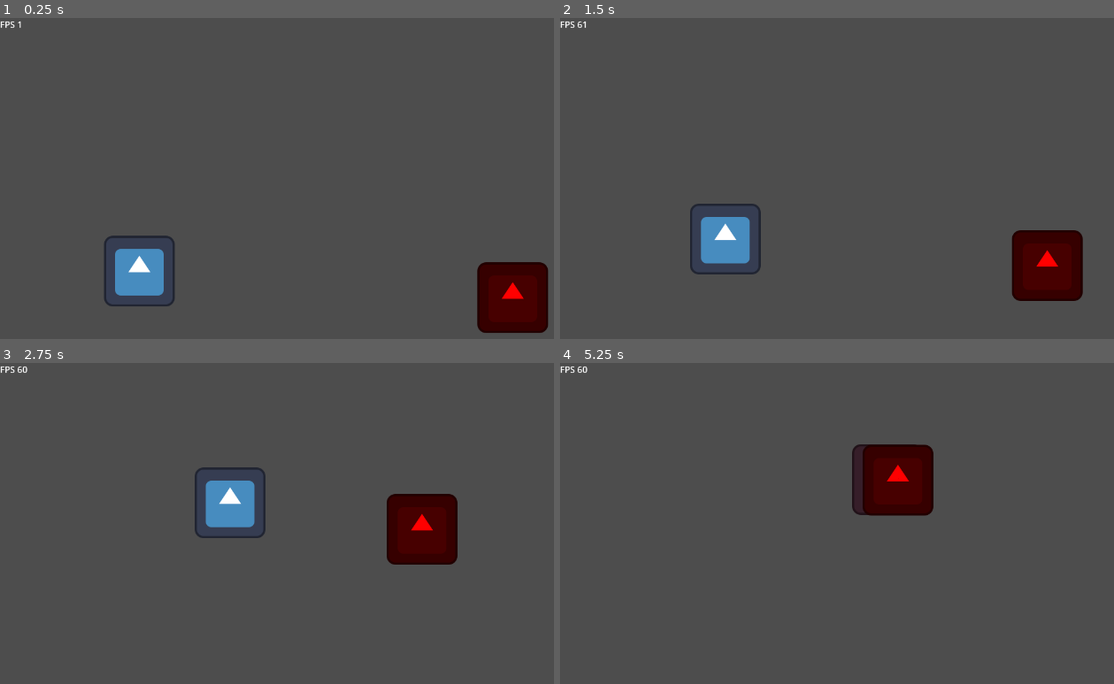
Above: before the commit, frames 1-4 (two rows, left to right).
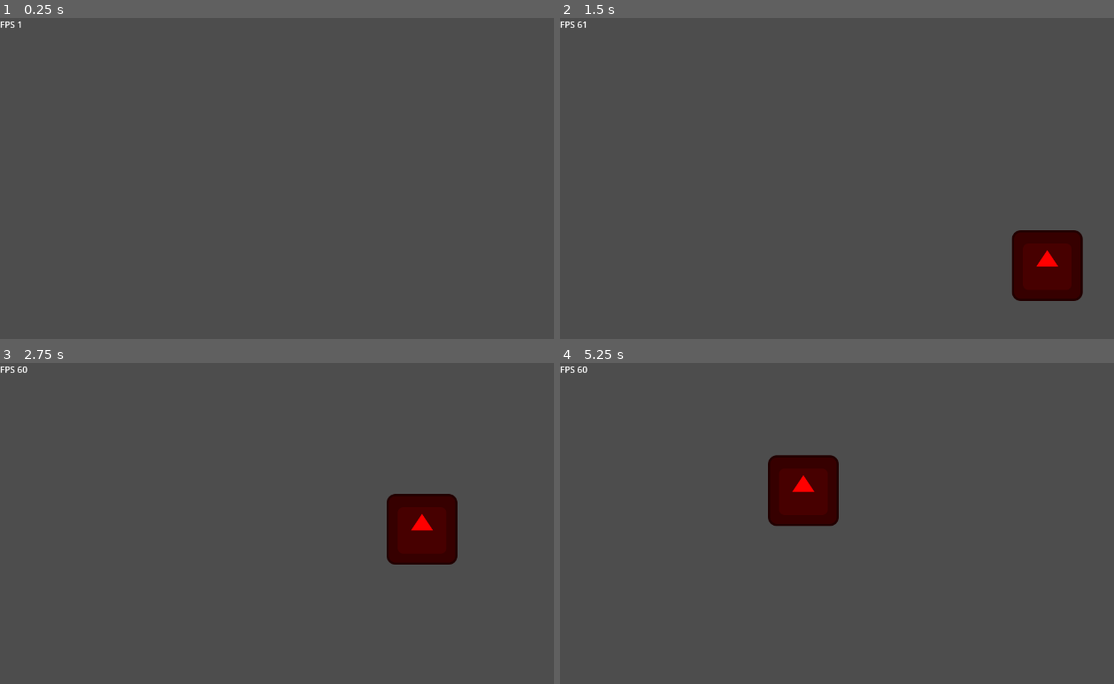
Above: after the commit, the same moments.

Repository: Snayff/nqp3
Game: Godot game, scene res://scenes/stages/commander_test/comander_test.tscn
Same seed, same stepped clock (60 frames per second), same inputs: the game is played once before the commit and once after it. This scene is started directly instead of the project's main scene.
Inputs:
- Up to frame 1 (0.25 s): no input
- Up to frame 2 (1.5 s): tap Enter at 0.5 s; hold D (move_right) 0.53-1.28 s; hold S (move_down) from 1.28 s (still down)
- Up to frame 3 (2.75 s): release S (move_down) at 2.03 s; hold D (move_right) from 2.03 s (still down)
- Up to frame 4 (5.25 s): release D (move_right) at 2.78 s; hold W (move_up) 2.78-3.53 s; hold A (move_left) 3.53-5.03 s; hold S (move_down) from 5.03 s (still down)

The runs differ from the first frame. In frame 1, 4.4% of the frame differs, in the area x 18-99%, y 67-99%; in frame 2, 1.7%; in frame 3, 1.7%; in frame 4, 6.0%, in the area x 37-68%, y 25-51%.
Error after the commit: Invalid call. Nonexistent function 'update_state' in base 'Nil'. (res://scenes/entities/actor/actor.gd:153)

Commit message:
move states logic from actor to respective states

Diff:
--- a/scenes/entities/actor/actor.gd
+++ b/scenes/entities/actor/actor.gd
@@ -142,120 +142,15 @@
 
 	actions.attacked.connect(_on_attack)
 
-	_cast_timer.timeout.connect(_on_cast_completed)
-
 	# link component signals
 	status_effects.stat_modifier_added.connect(stats.add_modifier)
 	status_effects.stat_modifier_removed.connect(stats.remove_modifier)
 
-	# connect to node signals
-	animated_sprite.animation_finished.connect(_on_animation_completed)
-	animated_sprite.animation_looped.connect(_on_animation_completed)
-
 ########## MAIN LOOP ##########
 
 func _physics_process(delta) -> void:
-
 	if is_in_group("alive"):
-		update_state()
-		process_current_state()
-
-########## STATE #############
-
-## update the current state
-func update_state() -> void:
-	# dont change state if dead
-	if _state == Constants.ActorState.DEAD:
-		return
-
-	## if we have no attack primed then get one
-	if attack_to_cast == null:
-		attack_to_cast = actions.get_random_attack()
-
-		# get new target
-		if attack_to_cast != null:
-			_attempt_target_refresh(attack_to_cast.target_type, attack_to_cast.target_preferences)
-		else:
-			_attempt_target_refresh()
-
-	# has no target, go idle
-	if _target == null:
-		if _state != Constants.ActorState.MOVING:
-			change_state(Constants.ActorState.IDLING)
-		return
-
-	# we have target, but do we have an attack
-	if attack_to_cast == null:
-		if _state != Constants.ActorState.MOVING:
-			change_state(Constants.ActorState.IDLING)
-		return
-
-	# we have target and attack so cast if in range, else move closer
-	_navigation_agent.target_position = _target.global_position
-	var in_attack_range : bool = _navigation_agent.distance_to_target() <= attack_to_cast.range
-	if in_attack_range and has_ready_attack:
-		# set target pos to current pos to stop moving
-		_navigation_agent.target_position = global_position
-
-		# if not yet attacking or casting, cast
-		if _state != Constants.ActorState.ATTACKING and _state != Constants.ActorState.CASTING:
-			change_state(Constants.ActorState.CASTING)  #  attack is triggered after cast
-
-	# has target but not in range, move towards target
-	elif not in_attack_range and has_ready_attack:
-		if _state != Constants.ActorState.MOVING:
-			change_state(Constants.ActorState.MOVING)
-
-	else:
-		change_state(Constants.ActorState.IDLING)
-
-
-## change to new state, trigger transition action
-## actions will trigger after animation
-func change_state(new_state: Constants.ActorState) -> void:
-	_previous_state = _state
-	_state = new_state
-
-	match _state:
-		Constants.ActorState.IDLING:
-			animated_sprite.play("idle")
-
-		Constants.ActorState.CASTING:
-			animated_sprite.play("cast")
-
-			# trigger cast timer
-			_cast_timer.start(attack_to_cast.cast_time)
-
-		Constants.ActorState.ATTACKING:
-			animated_sprite.play("attack")
-
-		Constants.ActorState.MOVING:
-			animated_sprite.play("walk")
-
-		Constants.ActorState.DEAD:
-			animated_sprite.play("death")
-
-	# print(debug_name + " currently playing " + animated_sprite.animation + " animation.")
-
-
-## process the current state, e.g. moving if in MOVING
-func process_current_state() -> void:
-	match _state:
-		Constants.ActorState.IDLING:
-			pass
-
-		Constants.ActorState.CASTING:
-			pass
-
-		Constants.ActorState.ATTACKING:
-			pass
-
-		Constants.ActorState.MOVING:
-			move_towards_target()
-			_refresh_facing()
-
-		Constants.ActorState.DEAD:
-			pass
+		state_machine.update_state()
 
 ######### ACTIONS ############
 
@@ -326,29 +221,6 @@
 
 ############ REACTIONS ###########
 
-## act out result of animations completion
-func _on_animation_completed() -> void:
-	match _state:
-		Constants.ActorState.IDLING:
-			# just keep idling
-			pass
-
-		Constants.ActorState.CASTING:
-			# casting will time out and move to next state
-			pass
-
-		Constants.ActorState.ATTACKING:
-			attack()
-
-		Constants.ActorState.MOVING:
-			# walking not dependant on anim completion
-			pass
-
-		Constants.ActorState.DEAD:
-			# FIXME: we're never hitting this. dont seem to ever enter death anim
-			die()
-
-
 ## on health <= 0; trigger death
 ##
 ## signal emitted by stats
@@ -356,7 +228,7 @@
 	# immediately remove targetable, dont wait for animation to finish
 	is_active = false
 	is_targetable = false
-	change_state(Constants.ActorState.DEAD)
+	state_machine.change_state(Constants.ActorState.DEAD)
 
 
 func _on_hit_received(attacker: Actor) -> void:
@@ -382,10 +254,6 @@
 	var exhaustion = Exhaustion.new(self)
 	status_effects.add_status_effect(exhaustion)
 
-
-# on _cast_timer reaching 0; transition to attack
-func _on_cast_completed() -> void:
-	change_state(Constants.ActorState.ATTACKING)
 
 ########### REFRESHES #############
 
@@ -434,7 +302,7 @@
 	if velocity.x < 0:
 		self._facing = Constants.Direction.LEFT
 		animated_sprite.flip_h = true
-	else:
+	elif velocity.x > 0:
 		self._facing = Constants.Direction.RIGHT
 		animated_sprite.flip_h = false
 
--- a/script_templates/BaseState/state.gd
+++ b/script_templates/BaseState/state.gd
@@ -10,7 +10,7 @@
 
 
 
-func _physics_process(delta: float) -> void:
+func physics_process(delta: float) -> void:
 	pass
 
 
--- a/scripts/components/state_machine.gd
+++ b/scripts/components/state_machine.gd
@@ -37,7 +37,7 @@
 
 
 func _physics_process(delta: float) -> void:
-	current_state._physics_process(delta)
+	current_state.physics_process(delta)
 
 
 func update_state() -> void:
--- a/scripts/states/actor/attacking.gd
+++ b/scripts/states/actor/attacking.gd
@@ -3,19 +3,32 @@
 
 ## actions on entering state
 func enter_state() -> void:
-	pass
+	if _creator._target == null:
+		_creator.state_machine.change_state(Constants.ActorState.IDLING)
+		return
 
+	_creator.animated_sprite.animation_looped.connect(_on_animated_sprite_animation_looped)
+	_creator.animated_sprite.play("attack")
 
-
-func _physics_process(delta: float) -> void:
+func physics_process(delta: float) -> void:
 	pass
 
 
 ## take action based on current state
 func update_state() -> void:
-	pass
+	if _creator._target == null:
+		_creator.state_machine.change_state(Constants.ActorState.IDLING)
 
 
 ## actions on exiting state
 func exit_state() -> void:
-	pass
+	_creator.animated_sprite.animation_looped.disconnect(_on_animated_sprite_animation_looped)
+
+
+func _on_animated_sprite_animation_looped() -> void:
+	if _creator._target == null:
+		_creator.state_machine.change_state(Constants.ActorState.IDLING)
+		return
+
+	_creator.attack()
+	_creator.state_machine.change_state(Constants.ActorState.IDLING)
--- a/scripts/states/actor/casting.gd
+++ b/scripts/states/actor/casting.gd
@@ -3,19 +3,28 @@
 
 ## actions on entering state
 func enter_state() -> void:
-	pass
+	_creator.animated_sprite.play("cast")
+	_creator._cast_timer.start(_creator.attack_to_cast.cast_time)
+	_creator._cast_timer.timeout.connect(_on_cast_timer_timeout)
 
 
-
-func _physics_process(delta: float) -> void:
+func physics_process(delta: float) -> void:
 	pass
 
 
 ## take action based on current state
 func update_state() -> void:
-	pass
+	if _creator._target == null:
+		_creator.state_machine.change_state(Constants.ActorState.IDLING)
 
 
 ## actions on exiting state
 func exit_state() -> void:
-	pass
+	_creator._cast_timer.timeout.disconnect(_on_cast_timer_timeout)
+
+
+func _on_cast_timer_timeout() -> void:
+	if _creator._target != null and _creator.has_ready_attack:
+		_creator.state_machine.change_state(Constants.ActorState.ATTACKING)
+	else:
+		_creator.state_machine.change_state(Constants.ActorState.IDLING)
--- a/scripts/states/actor/dead.gd
+++ b/scripts/states/actor/dead.gd
@@ -3,11 +3,14 @@
 
 ## actions on entering state
 func enter_state() -> void:
-	pass
+	if not _creator.animated_sprite.animation_looped.is_connected(
+			_on_animated_sprite_animation_looped
+	):
+		_creator.animated_sprite.animation_looped.connect(_on_animated_sprite_animation_looped)
+	_creator.animated_sprite.play("death")
 
 
-
-func _physics_process(delta: float) -> void:
+func physics_process(delta: float) -> void:
 	pass
 
 
@@ -19,3 +22,7 @@
 ## actions on exiting state
 func exit_state() -> void:
 	pass
+
+
+func _on_animated_sprite_animation_looped() -> void:
+	_creator.die()
--- a/scripts/states/actor/idling.gd
+++ b/scripts/states/actor/idling.gd
@@ -1,19 +1,46 @@
 extends BaseState
+
 
 
 ## actions on entering state
 func enter_state() -> void:
-	pass
+	_creator.animated_sprite.play("idle")
 
 
 
-func _physics_process(delta: float) -> void:
+func physics_process(delta: float) -> void:
 	pass
 
 
 ## take action based on current state
 func update_state() -> void:
-	pass
+	if _creator.attack_to_cast == null:
+		_creator.attack_to_cast = _creator.actions.get_random_attack()
+
+		# get new target
+		if _creator.attack_to_cast != null:
+			_creator._attempt_target_refresh(
+					_creator.attack_to_cast.target_type,
+					_creator.attack_to_cast.target_preferences
+			)
+		else:
+			_creator._attempt_target_refresh()
+
+	# has no target, go idle
+	if _creator._target == null or _creator.attack_to_cast == null:
+		return
+
+	_creator._navigation_agent.target_position = _creator._target.global_position
+	var in_attack_range : bool = \
+			_creator._navigation_agent.distance_to_target() <= _creator.attack_to_cast.range
+
+	# we have target and attack so cast if in range, else move closer
+	if in_attack_range and _creator.has_ready_attack:
+		# set target pos to current pos to stop moving
+		_creator._navigation_agent.target_position = _creator.global_position
+		_creator.state_machine.change_state(Constants.ActorState.CASTING)
+	elif not in_attack_range and _creator.has_ready_attack:
+		_creator.state_machine.change_state(Constants.ActorState.MOVING)
 
 
 ## actions on exiting state
--- a/scripts/states/actor/moving.gd
+++ b/scripts/states/actor/moving.gd
@@ -3,17 +3,28 @@
 
 ## actions on entering state
 func enter_state() -> void:
-	pass
+	_creator.animated_sprite.play("walk")
 
 
 
-func _physics_process(delta: float) -> void:
-	pass
+func physics_process(delta: float) -> void:
+	_creator.move_towards_target()
+	_creator._refresh_facing()
 
 
 ## take action based on current state
 func update_state() -> void:
-	pass
+	if _creator._target == null or _creator.attack_to_cast == null:
+		_creator.state_machine.change_state(Constants.ActorState.IDLING)
+		return
+
+	_creator._navigation_agent.target_position = _creator._target.global_position
+	var in_attack_range : bool = \
+			_creator._navigation_agent.distance_to_target() <= _creator.attack_to_cast.range
+	if in_attack_range and _creator.has_ready_attack:
+		# set target pos to current pos to stop moving
+		_creator._navigation_agent.target_position = _creator.global_position
+		_creator.state_machine.change_state(Constants.ActorState.CASTING)
 
 
 ## actions on exiting state
--- a/scripts/states/base_state.gd
+++ b/scripts/states/base_state.gd
@@ -16,7 +16,7 @@
 
 
 ## @tag virtual function
-func _physics_process(delta: float) -> void:
+func physics_process(delta: float) -> void:
 	pass
 
 
